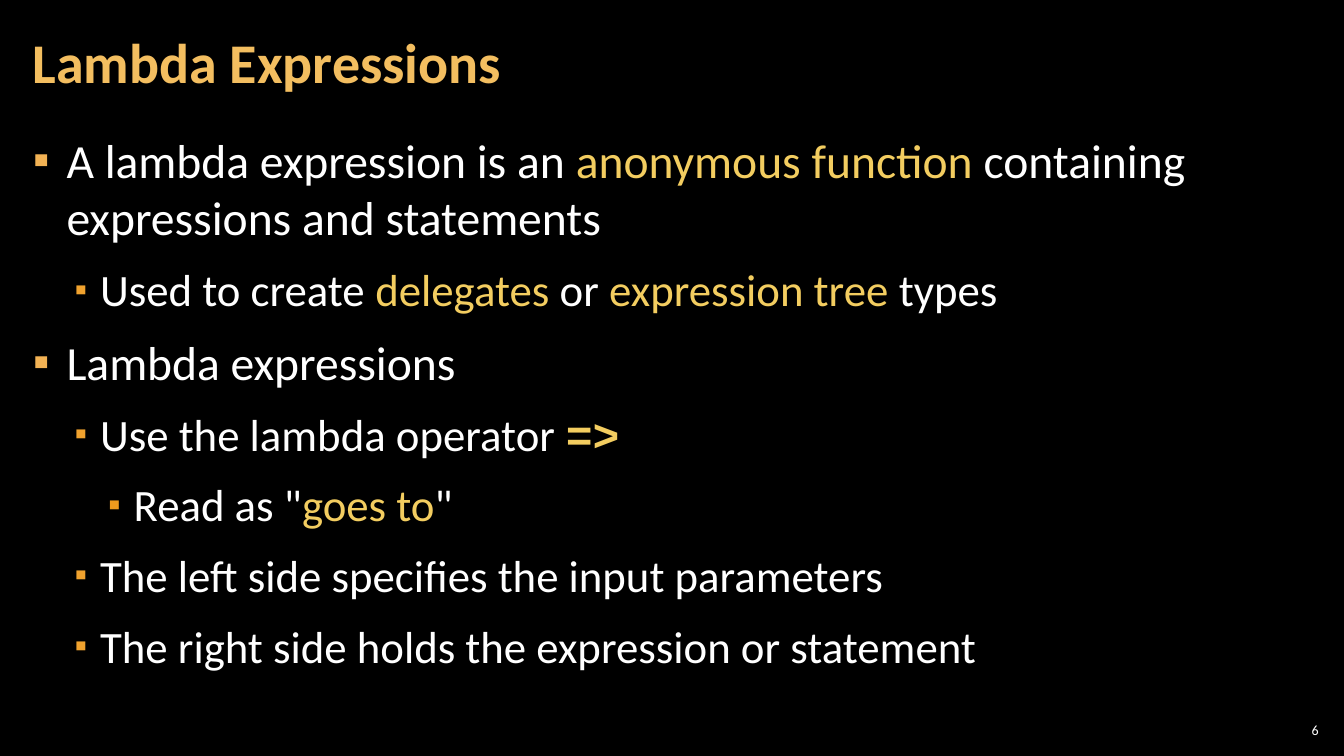
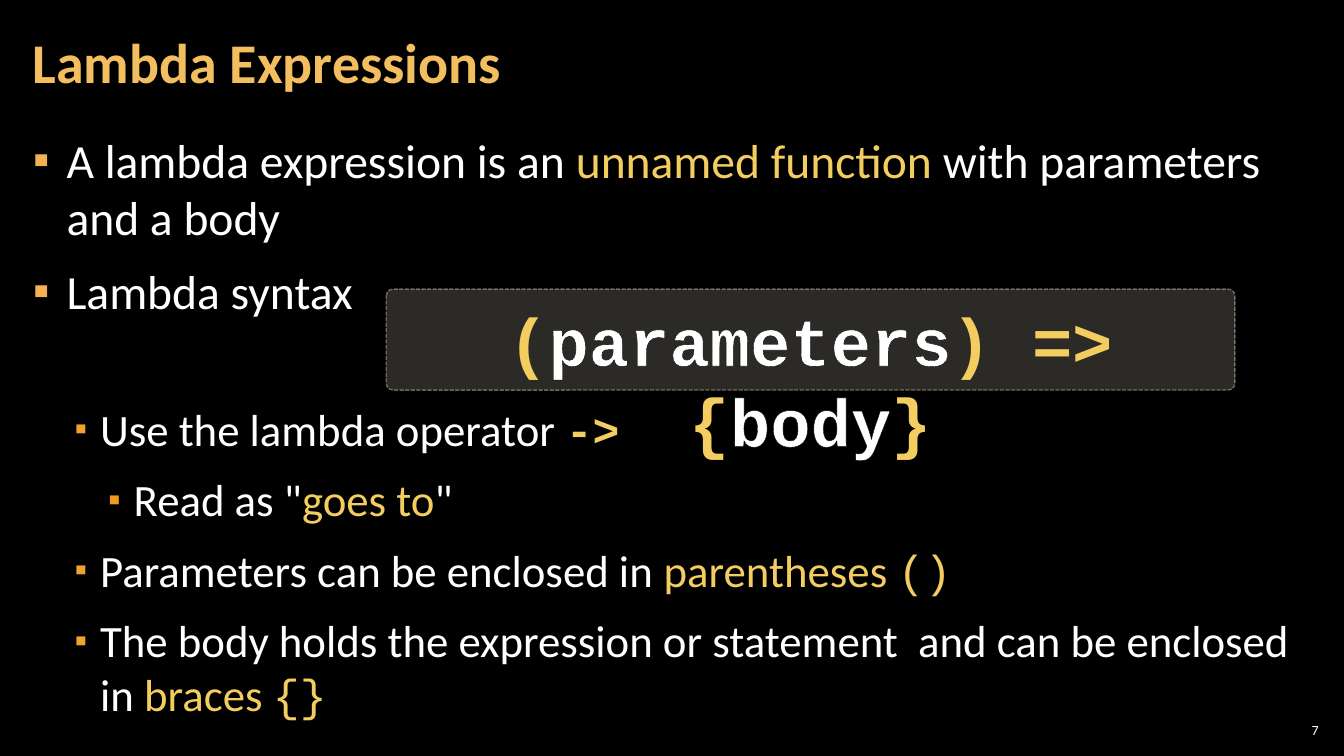
Before and after one commit to GoldenR1618/SoftUni-Exercises-and-Exams, a slide deck: slide 7 of 05.C#_Advanced/07.FUNCTIONAL_PROGRAMMING/07. CSharp-Advanced-Functional-Programming.pptx (slide 6 before the commit). Drawn at 1344x756 pixels with LibreOffice and Linux fonts; fonts in the diff are those of the drawing; background and template pictures are left out. Boxes give left, top, right and bottom in pixels: in the first picture for what was removed or moved away, otherwise in the second. Text is boxed around its words. In the diff, an @@ line names an element or a change of style, - is before the commit and + after.

Commit message:
Add FUNCTIONAL_PROGRAMMING LAB.

```diff
--- a/05.C#_Advanced/07.FUNCTIONAL_PROGRAMMING/07. CSharp-Advanced-Functional-Programming.pptx
+++ b/05.C#_Advanced/07.FUNCTIONAL_PROGRAMMING/07. CSharp-Advanced-Functional-Programming.pptx
@@ text at bbox=[67, 145, 1260, 454]: text changed @@
-▪ A lambda expression is an anonymous function containing expressions and statements
-  ▪ Used to create delegates or expression tree types
-▪ Lambda expressions
-  ▪ Use the lambda operator =>
+▪ A lambda expression is an unnamed function with parameters and a body
+▪ Lambda syntax
+  ▪ Use the lambda operator ->
@@ rounded rectangle added at bbox=[386, 289, 1235, 390], fill #D9D5C7 at 20% opacity, outline #C7BFAC 1 pt dashed @@
@@ text added at bbox=[508, 317, 992, 461], 48 pt, text #FFFFFF, bold @@
+(parameters) => {body}
@@ text at bbox=[100, 556, 1289, 712]: text changed @@
-  ▪ The left side specifies the input parameters
-  ▪ The right side holds the expression or statement
+  ▪ Parameters can be enclosed in parentheses ()
+  ▪ The body holds the expression or statement and can be enclosed in braces {}
@@ page number at bbox=[1312, 726, 1319, 735]: text changed @@
-6
+7
```
Also in this commit, not shown: 5 other slides changed, 17 slides added, 3 slides removed, 27 other files.
